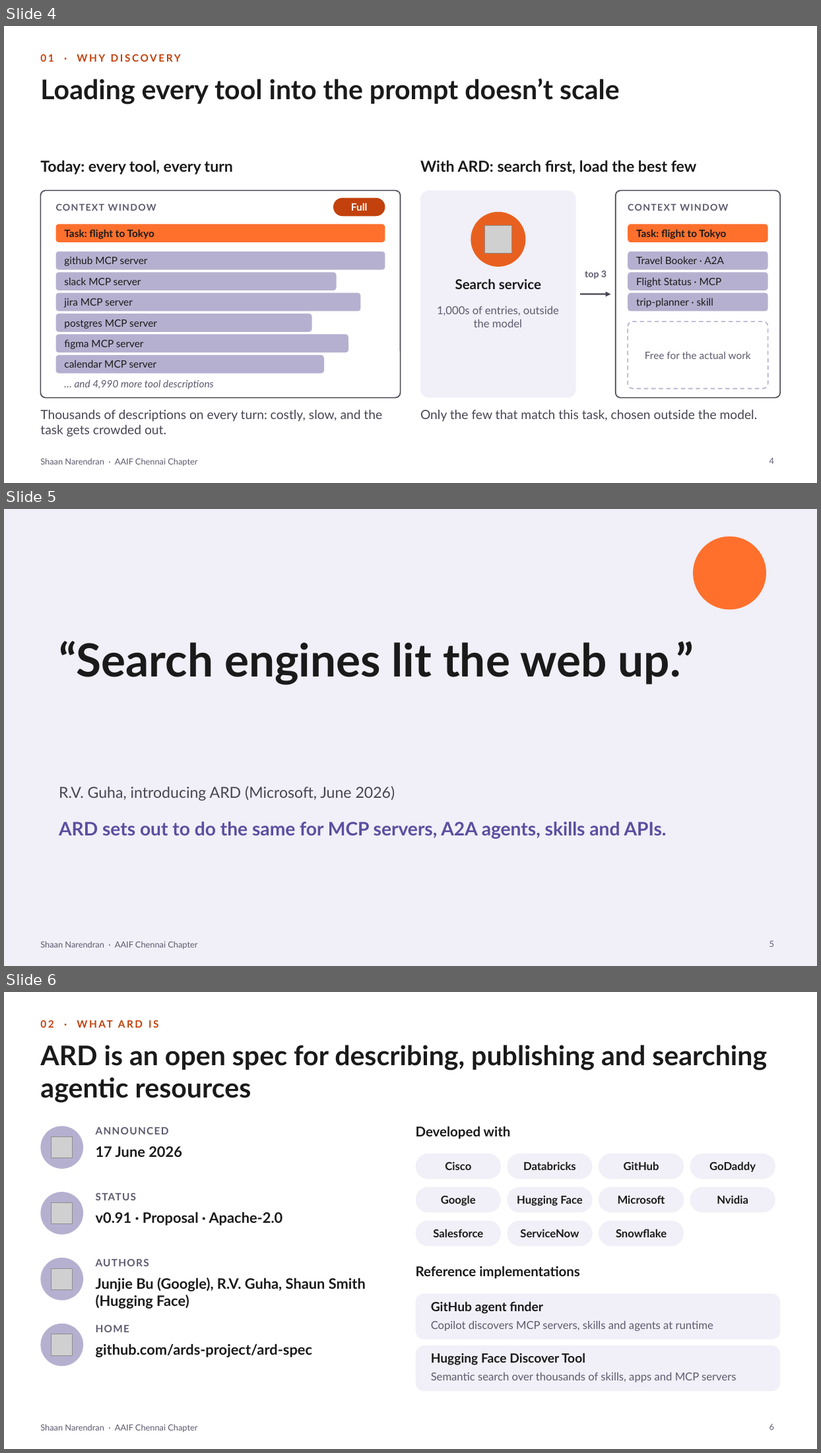
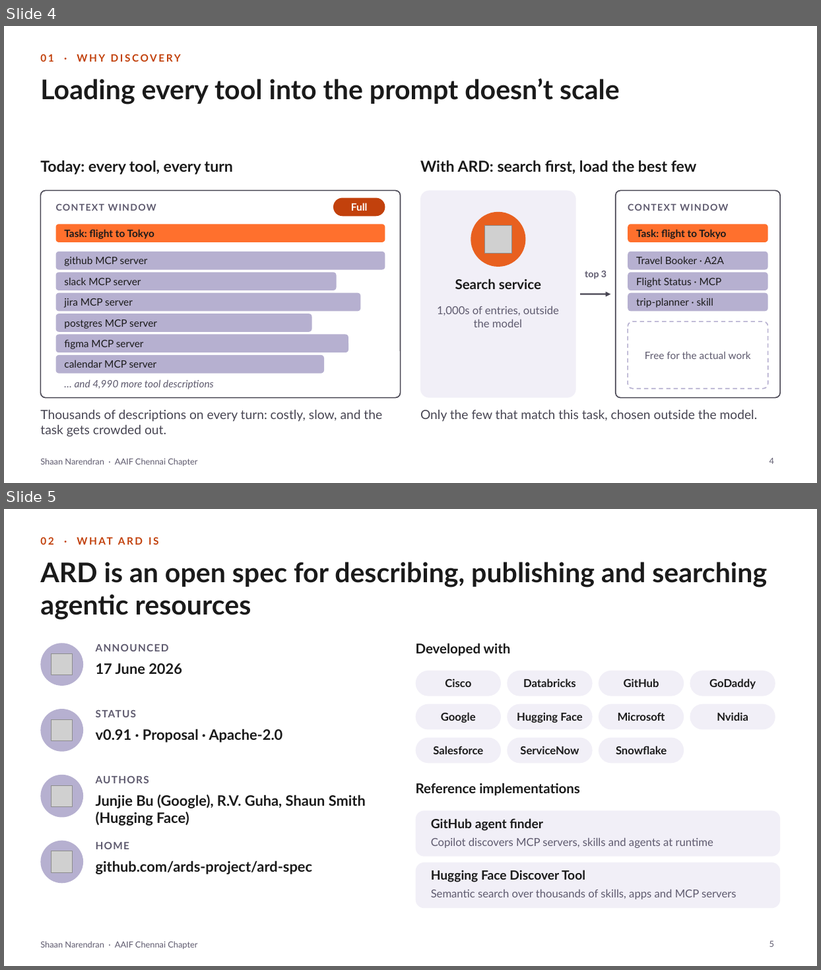
Before and after one commit to ShaanNarendran/Observal, a slide deck: talks/ard/ARD-AAIF-Chennai.pptx. Shown one above the other, each under a label of ours: slides 4, 5 and 6 before the commit, slides 4 and 5 after it. The pictures are 821x1453 and 821x970 pixels, drawn with LibreOffice and Linux fonts; fonts in the diff are those of the drawing; grey boxes stand for pictures. Boxes give left, top, right and bottom in pixels: in the first picture for what was removed or moved away, otherwise in the second. Text is boxed around its words. In the diff, an @@ line names an element or a change of style, - is before the commit and + after.

```diff
--- a/talks/ard/ARD-AAIF-Chennai.pptx
+++ b/talks/ard/ARD-AAIF-Chennai.pptx
@@ slide 5 removed at [4,509,817,966], background #F1EFF7; not listed: 1 template element that a slide beside it also shows @@
@@ ellipse removed at [693,537,766,609] @@
@@ title removed at [59,641,694,685] @@
-“Search engines lit the web up.”
@@ text removed at [59,786,667,839] @@
-R.V. Guha, introducing ARD (Microsoft, June 2026)
-ARD sets out to do the same for MCP servers, A2A agents, skills and APIs.
@@ page number removed at [770,941,774,947] @@
-5
@@ what was slide 6 is now slide 5 @@
@@ page number at [770,941,774,947]: text changed @@
-6
+5
```
Also in this commit, not shown: 2 slides changed, 3 other slides removed, 1 other file.
